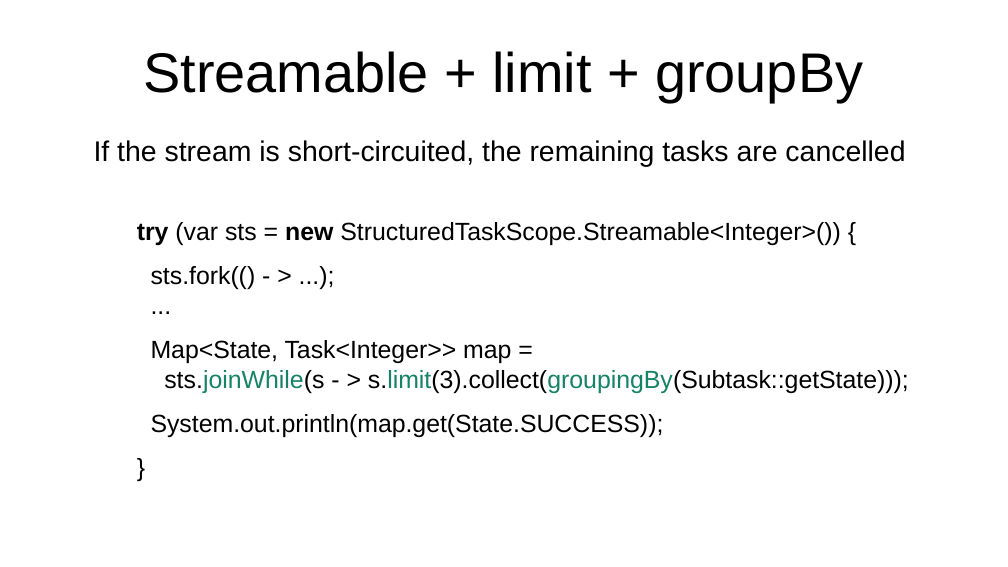
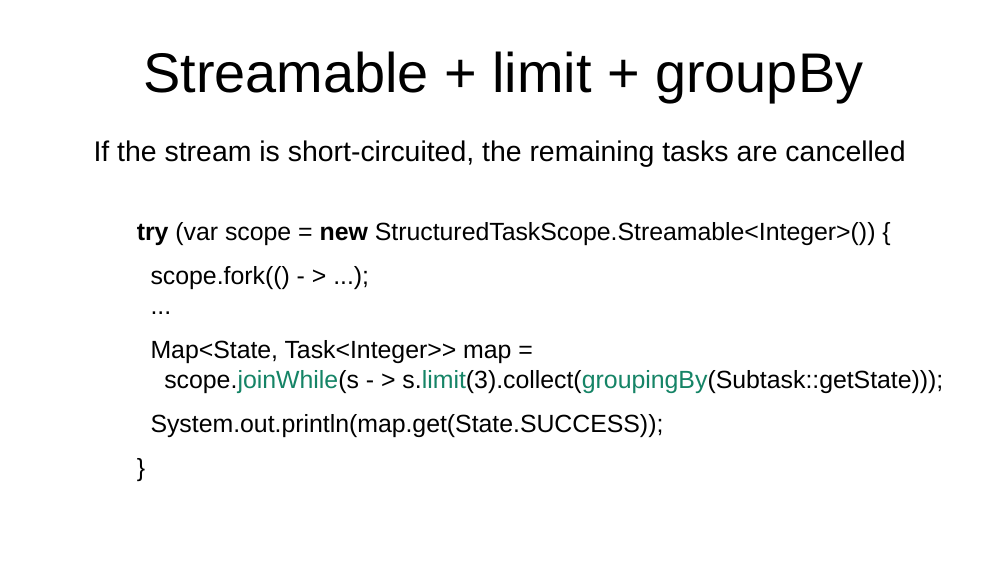
Before and after one commit to forax/java-21-demo, a slide deck: slide 45 of Java 21 add sparkle to your life.odp. Drawn at 1008x567 pixels with LibreOffice and Linux fonts; fonts in the diff are those of the drawing. Boxes give left, top, right and bottom in pixels: in the first picture for what was removed or moved away, otherwise in the second. Text is boxed around its words. In the diff, an @@ line names an element or a change of style, - is before the commit and + after.

Commit message:
Use scope as variable

```diff
--- a/Java 21 add sparkle to your life.odp
+++ b/Java 21 add sparkle to your life.odp
@@ text at box(137, 222, 943, 393): text changed @@
-  try (var sts = new StructuredTaskScope.Streamable<Integer>()) {
-  sts.fork(() - > ...);
-  ...
-  Map<State, Task<Integer>> map =
-  sts.joinWhile(s - > s.limit(3).collect(groupingBy(Subtask::getState)));
+  try (var scope = new StructuredTaskScope.Streamable<Integer>()) {
+  scope.fork(() - > ...);
+  ...
+  Map<State, Task<Integer>> map =
+  scope.joinWhile(s - > s.limit(3).collect(groupingBy(Subtask::getState)));
```
Also in this commit, not shown: 7 other slides changed, 3 other files.
